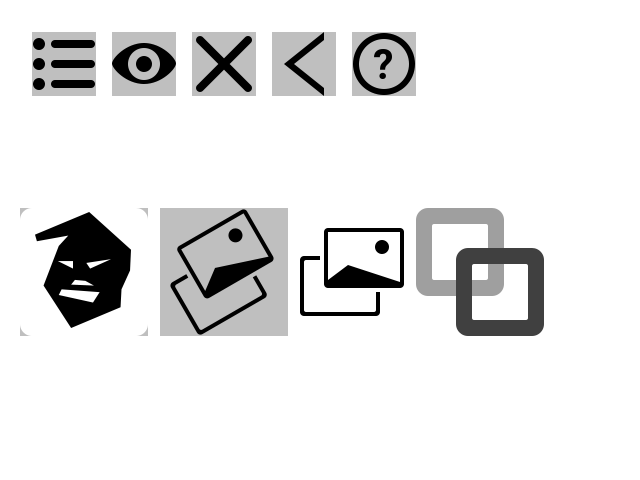
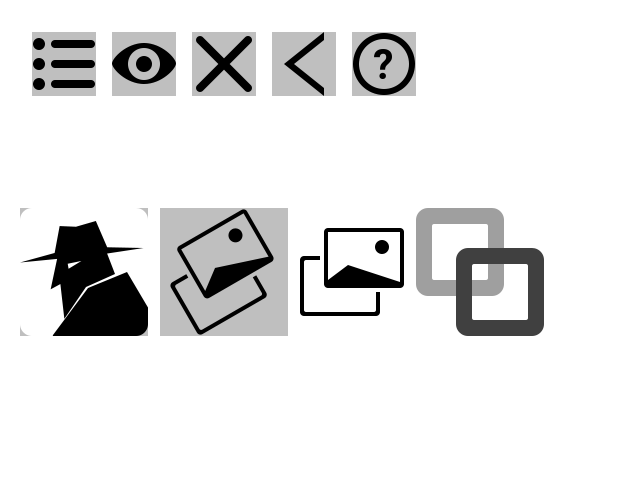
Layered file, before and after one edit (640 × 480). Changes by layer:
added layer "Shape 1 copy 2" in group "notify" over [left=20, top=221, right=148, bottom=336]
moved "Rounded Rectangle 5" above "Shape 1" over [left=20, top=212, right=148, bottom=336]
hid "Shape 1" over [left=35, top=212, right=131, bottom=328]
